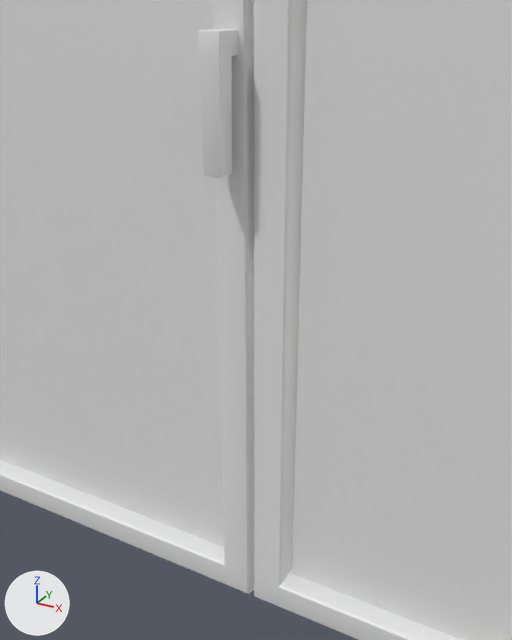
Before and after pictures for a commit that changed the Blender file Assets/Models/Window.blend.
Both versions are drawn from a camera (50 mm lens) standing at (0.38, -0.736, 0.782) and looking at (0.062, -0.157, 0.493). The axes (+X, +Y, +Z) are drawn at lower left. The lights are the same throughout.

Names of what the first picture shows: 'Glass', 'Glass.001', 'Handle', 'Window', 'Window.001'.
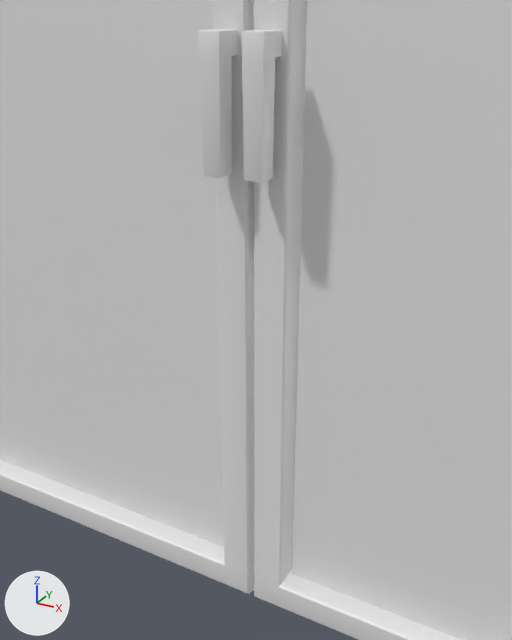
Boxes (x1, y1, x2, y2) around the edits, measured in the pictures (512 x 640 px):
'Handle.001', added: after (242, 30, 282, 183)

Edits to the bpy script that builds the scene:
```text
Add ob_handle_001:
    ob_handle_001 = bpy.data.objects.new('Handle.001', me_cube_011.copy())  # the mesh of ob_handle
    ob_handle_001.parent = ob_parent_001
    ob_handle_001.matrix_parent_inverse = Matrix(((1.0, 0.0, 0.0, -1.39), (0.0, 1.0, 0.0, 0.04), (0.0, 0.0, 1.0, -0.85), (0.0, 0.0, 0.0, 1.0)))
    ob_handle_001.location = (0.02, -0.07, 0.75)
    ob_handle_001.scale = (1.25, 1.25, 1.25)
```
